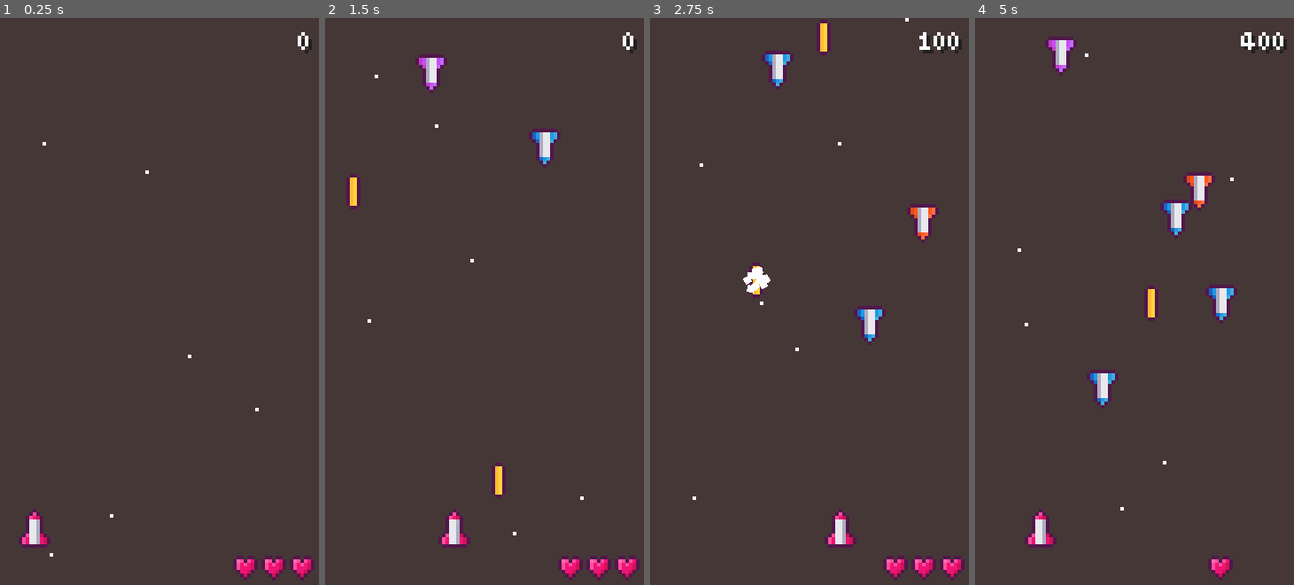
Above: before the commit, frames 1-4 (left to right).
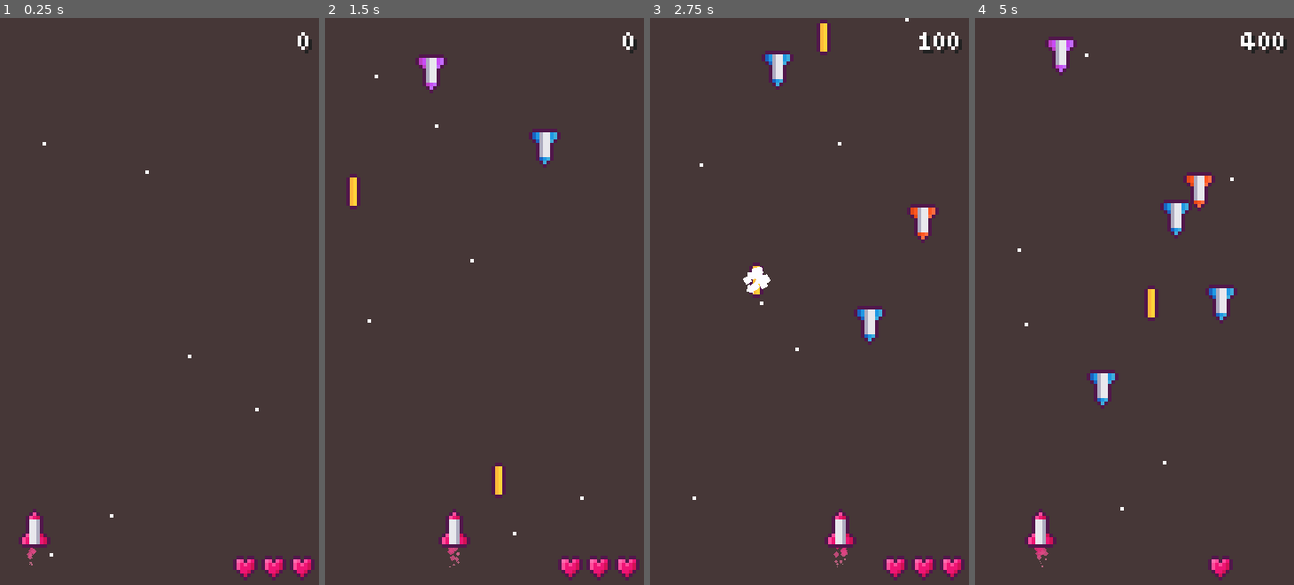
Above: after the commit, the same moments.

Repository: xinyer/game-spaceshooter
Game: Godot game, scene res://scene/World.tscn
The game is run twice, just before and just after one commit, with the same random seed, the same clock (stepped at 60 frames per second) and the same inputs.
Inputs (mouse positions are in pixels of both pictures, inside the frame that each line leads up to):
- Up to frame 1 (0.25 s): no input
- Up to frame 2 (1.5 s): move the mouse to (554, 273) at 0.52 s; press the mouse at (554, 273) at 0.53 s; move the mouse to (420, 329) at 1.27 s; release the mouse at (420, 329) at 1.28 s; click (420, 329) at 1.35 s
- Up to frame 3 (2.75 s): move the mouse to (841, 176) at 2.02 s; press the mouse at (841, 176) at 2.03 s
- Up to frame 4 (5 s): move the mouse to (1118, 414) at 2.77 s; release the mouse at (1118, 414) at 2.78 s; click (1118, 414) at 2.85 s; move the mouse to (1230, 386) at 3.52 s; press the mouse at (1230, 386) at 3.53 s; move the mouse to (1038, 216) at 4.27 s; release the mouse at (1038, 216) at 4.28 s; click (1038, 216) at 4.35 s

The runs differ from the first frame. In frame 1, less than 0.1% of the frame differs, in the area x 8-12%, y 93-97%; in frame 2, less than 0.1%; in frame 3, less than 0.1%; in frame 4, less than 0.1%, in the area x 18-24%, y 93-97%.

Commit message:
Add smoke particle to player

Diff:
--- a/scene/Player.tscn
+++ b/scene/Player.tscn
@@ -1,10 +1,16 @@
-[gd_scene load_steps=4 format=2]
+[gd_scene load_steps=6 format=2]
 
 [ext_resource path="res://assets/Player.png" type="Texture" id=1]
 [ext_resource path="res://script/Player.gd" type="Script" id=2]
 
 [sub_resource type="RectangleShape2D" id=1]
 extents = Vector2( 4.99434, 3.92619 )
+
+[sub_resource type="Curve" id=2]
+_data = [ Vector2( 0.003861, 1 ), 0.0, 0.0, 0, 0, Vector2( 1, 0 ), 0.0, 0.0, 0, 0 ]
+
+[sub_resource type="Gradient" id=3]
+colors = PoolColorArray( 0.941176, 0.0823529, 0.462745, 0.760784, 0.760784, 0.623529, 0.623529, 0.819608 )
 
 [node name="Player" type="Sprite"]
 rotation = 4.71239
@@ -21,4 +27,22 @@
 [node name="CollisionShape2D" type="CollisionShape2D" parent="HitBox"]
 position = Vector2( -51.0108, -143.289 )
 shape = SubResource( 1 )
+
+[node name="CPUParticles2D" type="CPUParticles2D" parent="."]
+show_behind_parent = true
+position = Vector2( -2, 0 )
+rotation = 3.14159
+amount = 20
+lifetime = 0.2
+emission_shape = 1
+emission_sphere_radius = 1.5
+spread = 0.0
+gravity = Vector2( 0, 0 )
+initial_velocity = 50.0
+angular_velocity = 10.0
+angle = 45.0
+angle_random = 0.3
+scale_amount = 2.0
+scale_amount_curve = SubResource( 2 )
+color_ramp = SubResource( 3 )
 [connection signal="area_entered" from="HitBox" to="." method="_on_HitBox_area_entered"]
